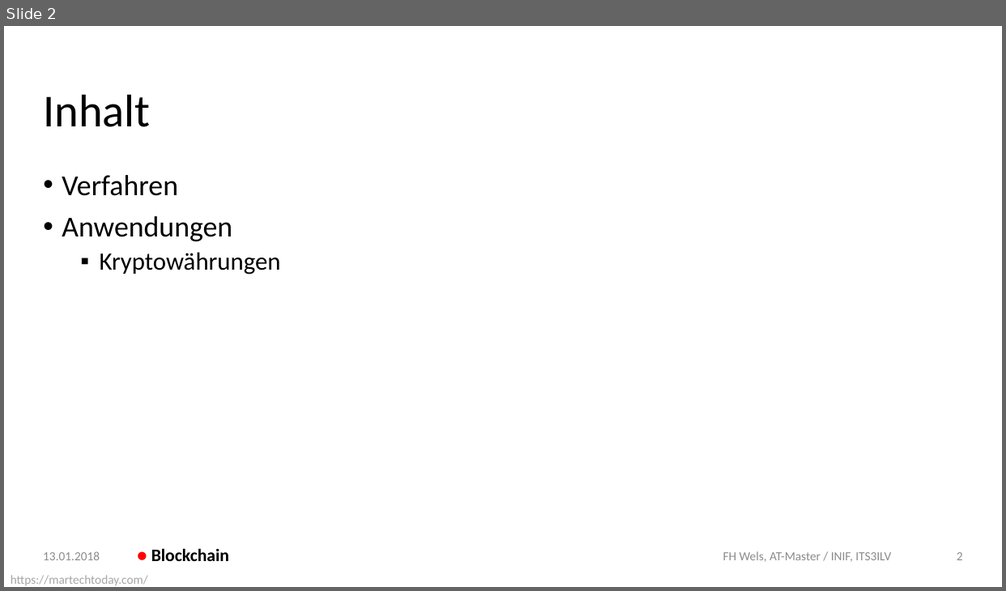
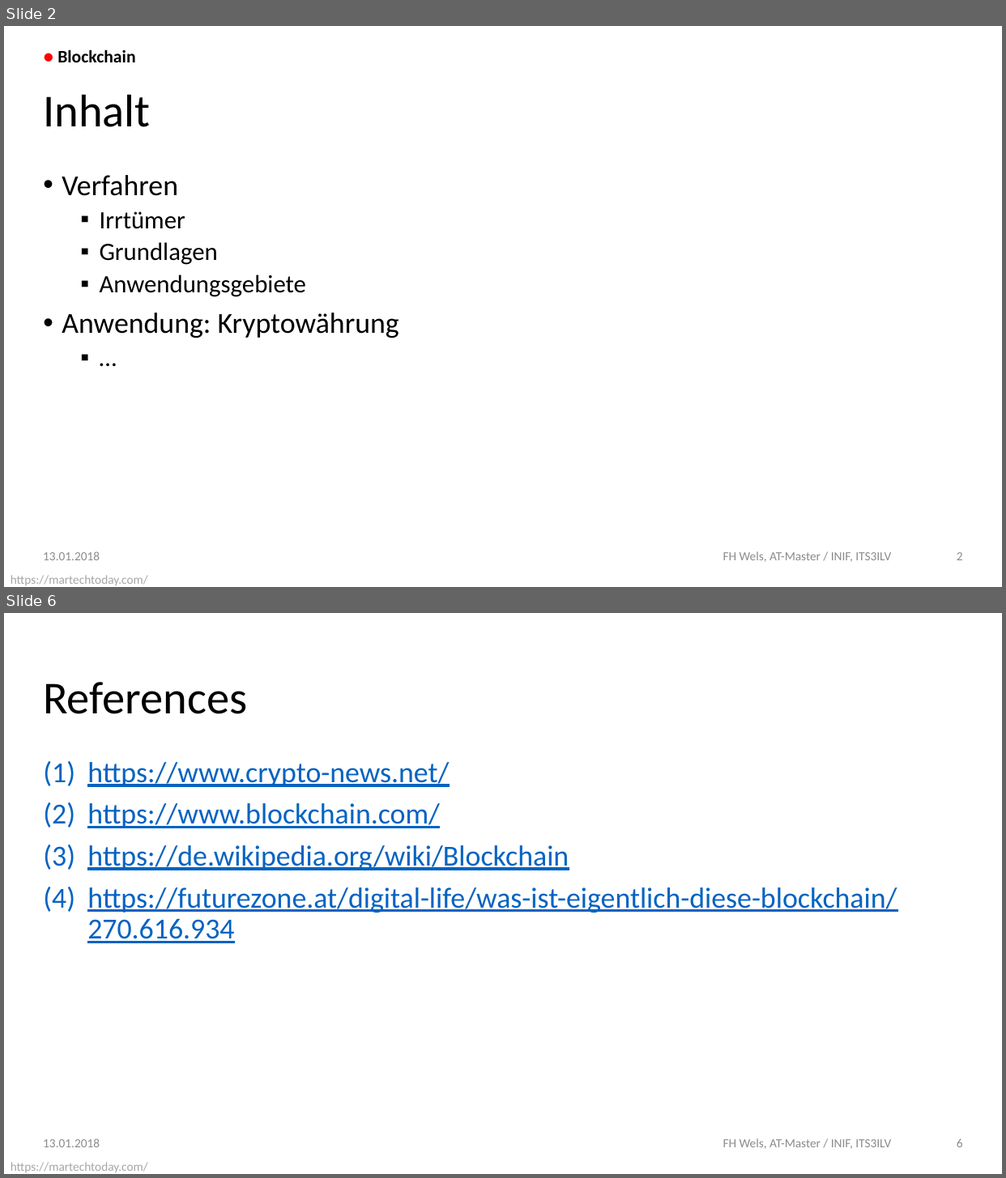
Before and after one commit to DoSchoe/ITS, a slide deck: Präsentation/Blockchain – Technologie.pptx. Shown one above the other, each under a label of ours: slide 2 before the commit, slides 2 and 6 after it; the slides between them are not shown. The pictures are 1006x591 and 1006x1178 pixels, drawn with LibreOffice and Linux fonts; fonts in the diff are those of the drawing; background and template pictures are left out. Boxes give left, top, right and bottom in pixels: in the first picture for what was removed or moved away, otherwise in the second. Text is boxed around its words. In the diff, an @@ line names an element or a change of style, - is before the commit and + after.

```diff
--- a/Präsentation/Blockchain – Technologie.pptx
+++ b/Präsentation/Blockchain – Technologie.pptx
@@ slide 6 added at (4, 613, 1002, 1174), background picture (left out); not listed: 1 template element that a slide beside it also shows @@
@@ title added at (43, 682, 247, 714), 41.6 pt, text #000000 @@
+References
@@ text added at (87, 762, 897, 943), 26.5 pt, text #0563C1, underline @@
+(1) https://www.crypto-news.net/
+(2) https://www.blockchain.com/
+(3) https://de.wikipedia.org/wiki/Blockchain
+(4) https://futurezone.at/digital-life/was-ist-eigentlich-diese-blockchain/270.616.934
@@ text added at (43, 1139, 100, 1148), 11.3 pt, text #8C8C8C @@
+13.01.2018
@@ text added at (723, 1139, 891, 1149), 11.3 pt, text #8C8C8C @@
+FH Wels, AT-Master / INIF, ITS3ILV
@@ page number added at (957, 1139, 963, 1148), 11.3 pt, text #8C8C8C @@
+6
@@ slide 2 changed as well @@
@@ text "● Blockchain": place and size @@
-text "● Blockchain" at (151, 548, 229, 561)
+text "● Blockchain" at (57, 49, 135, 62)
@@ text at (62, 211, 399, 338): text changed @@
-• Anwendungen
-  ▪ Kryptowährungen
+  ▪ Irrtümer
+  ▪ Grundlagen
+  ▪ Anwendungsgebiete
+• Anwendung: Kryptowährung
+  ▪ …
```
Also in this commit, not shown: 1 other slide changed, 4 other slides added, 3 other files.
